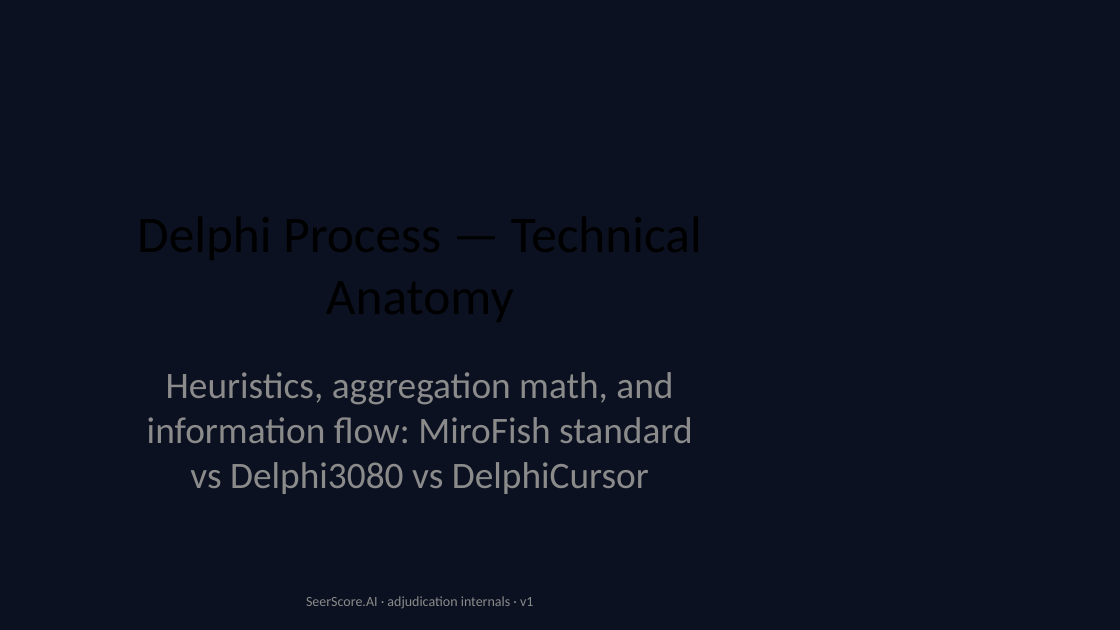
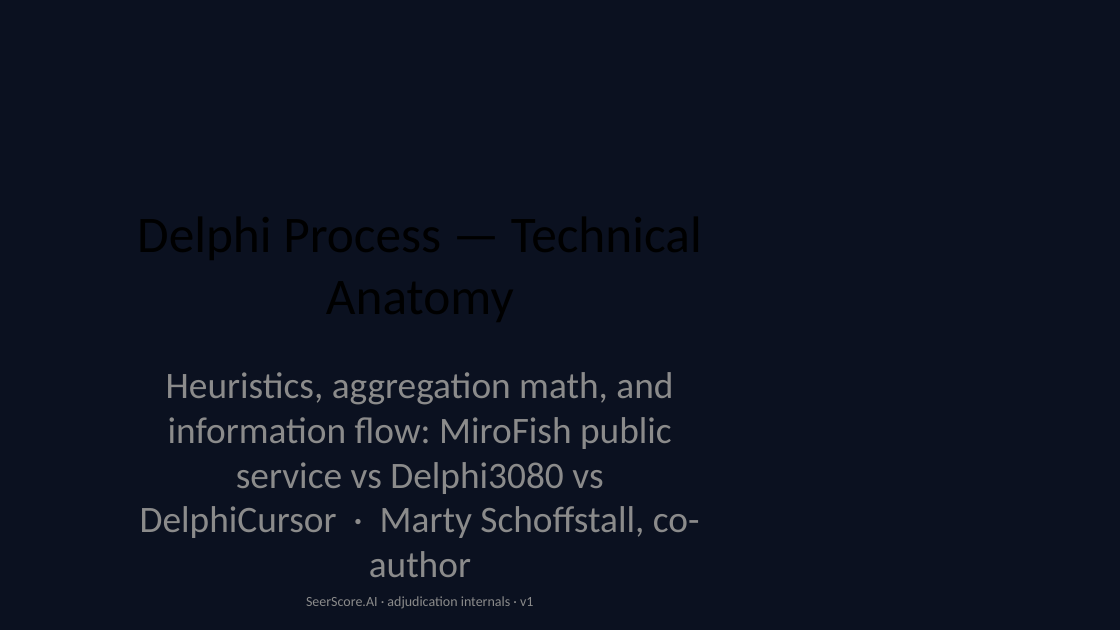
Before and after one commit to martyschoff/veracity2, a slide deck: slide 1 of data/delphi_technical.pptx. Drawn at 1120x630 pixels with LibreOffice and Linux fonts; fonts in the diff are those of the drawing. Boxes give left, top, right and bottom in pixels: in the first picture for what was removed or moved away, otherwise in the second. Text is boxed around its words. In the diff, an @@ line names an element or a change of style, - is before the commit and + after.

Commit message:
deck: Marty Schoffstall co-author credit on both decks

```diff
--- a/data/delphi_technical.pptx
+++ b/data/delphi_technical.pptx
@@ subtitle at <box>140,372,700,538</box>: text changed @@
-Heuristics, aggregation math, and information flow: MiroFish standard vs Delphi3080 vs DelphiCursor
+Heuristics, aggregation math, and information flow: MiroFish public service vs Delphi3080 vs DelphiCursor · Marty Schoffstall, co-author
```
Also in this commit, not shown: 1 other slide changed, 5 other files.
